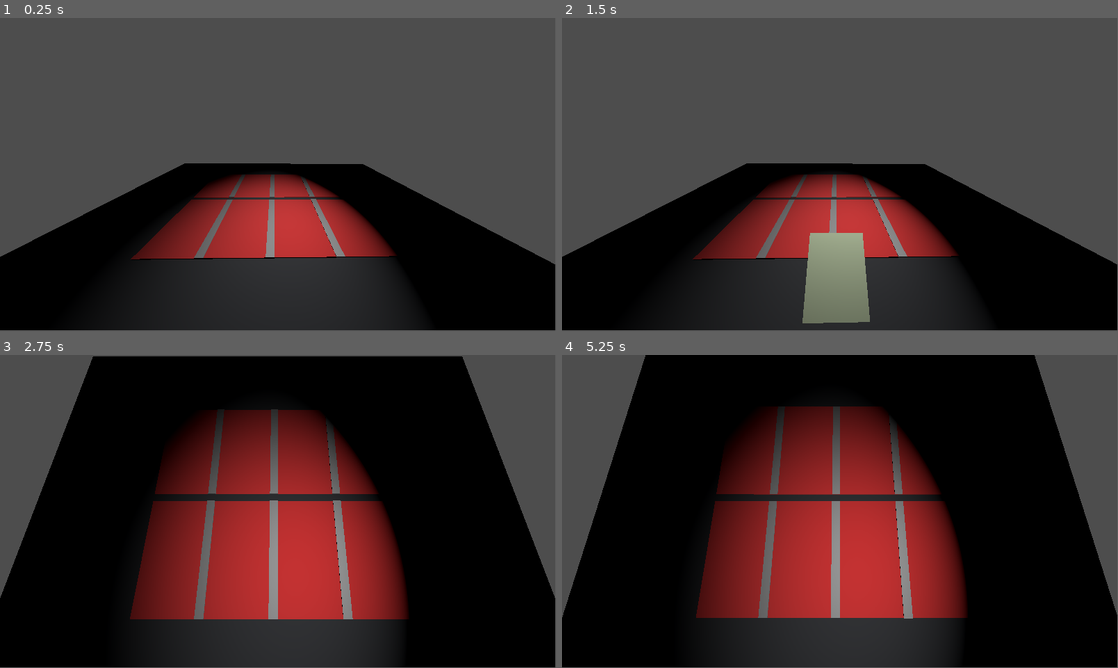
Above: before the commit, frames 1-4 (two rows, left to right).
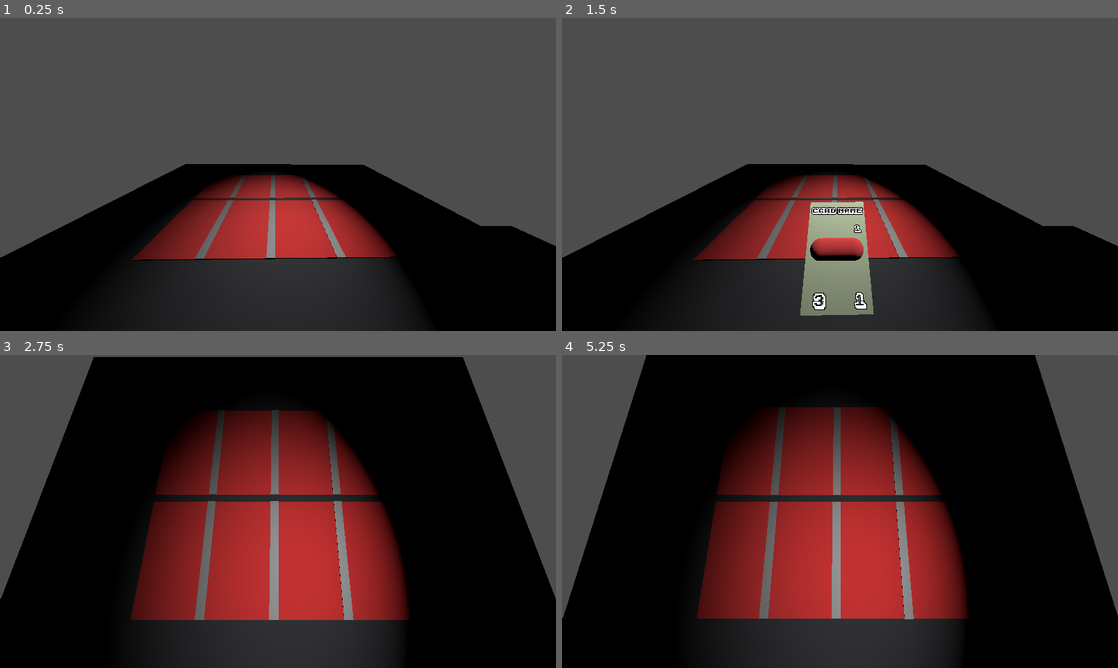
Above: after the commit, the same moments.

Repository: kandlash/Insectophosis
Game: Godot game, scene res://scenes/test_level.tscn
Two runs of this game, one before a commit and one after it. Both use one fixed random seed, a clock stepped at 60 frames per second and the inputs below. Before the commit the project has no main scene; this scene is started directly in both runs.
Inputs (mouse positions are in pixels of both pictures, inside the frame that each line leads up to):
- Up to frame 1 (0.25 s): no input
- Up to frame 2 (1.5 s): tap Enter (ui_accept) at 0.5, 0.77, 1.25 s; move the mouse to (962, 158) at 0.52 s; press the mouse at (962, 158) at 0.53 s; move the mouse to (728, 190) at 1.27 s; release the mouse at (728, 190) at 1.28 s; hold Down (ui_down) from 1.28 s (still down); tap 1 (1cam) at 1.35 s
- Up to frame 3 (2.75 s): tap Enter (ui_accept) at 1.52, 2 s; click (166, 527) at 1.55 s; move the mouse to (333, 442) at 2.02 s; release Down (ui_down) at 2.03 s; hold 2 (2cam) from 2.03 s (still down); click (333, 442) at 2.3 s
- Up to frame 4 (5.25 s): tap Enter (ui_accept) at 2.75, 3.02, 3.5, 3.77, 4.25, 4.52 s; move the mouse to (812, 574) at 2.77 s; release 2 (2cam) at 2.78 s; click (812, 574) at 2.85 s; move the mouse to (1006, 558) at 3.52 s; press the mouse at (1006, 558) at 3.53 s; hold Down (ui_down) from 3.53 s (still down); move the mouse to (673, 464) at 4.27 s; release the mouse at (673, 464) at 4.28 s; tap 1 (1cam) at 4.35 s; click (673, 464) at 4.55 s; move the mouse to (867, 511) at 5.02 s; hold 2 (2cam) from 5.03 s (still down)
In our replay, the window is 799x449 before the commit and 800x450 after it. These sizes can differ from the game's own. Grey fills any space a smaller window leaves; there, only what the larger window draws over its background counts as a difference.

The runs differ from the first frame. In frame 1, 1.6% of the frame differs, in the area x 0-100%, y 0-100%; in frame 2, 4.0%; in frame 3, 1.4%; in frame 4, 1.3%.

Commit message:
card_deck, player can take cards from card deck

Diff:
--- a/project.godot
+++ b/project.godot
@@ -11,11 +11,17 @@
 [application]
 
 config/name="Insectophosis"
+run/main_scene="res://scenes/test_level.tscn"
 config/features=PackedStringArray("4.3", "Forward Plus")
+
+[display]
+
+window/stretch/mode="viewport"
 
 [global_group]
 
 card_point=""
+cards=""
 
 [input]
 
@@ -34,3 +40,7 @@
 "events": [Object(InputEventKey,"resource_local_to_scene":false,"resource_name":"","device":-1,"window_id":0,"alt_press …(191 unchanged characters)…
 ]
 }
+
+[rendering]
+
+textures/canvas_textures/default_texture_filter=0
--- a/scenes/card.tscn
+++ b/scenes/card.tscn
@@ -1,13 +1,21 @@
-[gd_scene load_steps=4 format=3 uid="uid://bs2im8ok04b5o"]
+[gd_scene load_steps=7 format=3 uid="uid://bs2im8ok04b5o"]
 
 [ext_resource type="Script" path="res://scripts/card.gd" id="1_8cra6"]
+[ext_resource type="FontFile" uid="uid://djn4dvgw8mpda" path="res://assets/ka1.ttf" id="2_23vh8"]
 
 [sub_resource type="BoxMesh" id="BoxMesh_7t4ss"]
 
 [sub_resource type="BoxShape3D" id="BoxShape3D_xqsb7"]
 size = Vector3(0.910522, 0.0398876, 0.543945)
 
-[node name="card" type="StaticBody3D"]
+[sub_resource type="StandardMaterial3D" id="StandardMaterial3D_qqxnr"]
+albedo_color = Color(0.901961, 0, 0, 1)
+
+[sub_resource type="CapsuleMesh" id="CapsuleMesh_i088a"]
+radius = 0.1
+height = 0.5
+
+[node name="card" type="StaticBody3D" groups=["cards"]]
 script = ExtResource("1_8cra6")
 
 [node name="card" type="MeshInstance3D" parent="."]
@@ -18,3 +26,39 @@
 [node name="CollisionShape3D" type="CollisionShape3D" parent="."]
 transform = Transform3D(1, 0, 0, 0, 1, 0, 0, 0, 1, 0.00440215, -0.00126705, 0)
 shape = SubResource("BoxShape3D_xqsb7")
+
+[node name="name_label" type="Label3D" parent="."]
+transform = Transform3D(-1.64167e-08, 0.37557, 1.64167e-08, 0, -1.64167e-08, 0.37557, 0.37557, 1.64167e-08, 7.17596e-16, 0.355405, 0.0381118, 0)
+texture_filter = 0
+text = "card name"
+font = ExtResource("2_23vh8")
+font_size = 37
+
+[node name="price_label" type="Label3D" parent="."]
+transform = Transform3D(-1.64167e-08, 0.37557, 1.64167e-08, 0, -1.64167e-08, 0.37557, 0.37557, 1.64167e-08, 7.17596e-16, 0.176536, 0.0381118, 0.192774)
+texture_filter = 0
+text = "0
+"
+font = ExtResource("2_23vh8")
+font_size = 37
+
+[node name="hp_label" type="Label3D" parent="."]
+transform = Transform3D(-1.64167e-08, 0.37557, 1.64167e-08, 0, -1.64167e-08, 0.37557, 0.37557, 1.64167e-08, 7.17596e-16, -0.366378, 0.0381118, -0.142313)
+texture_filter = 0
+text = "0
+"
+font = ExtResource("2_23vh8")
+font_size = 52
+
+[node name="attack_label" type="Label3D" parent="."]
+transform = Transform3D(-1.64167e-08, 0.37557, 1.64167e-08, 0, -1.64167e-08, 0.37557, 0.37557, 1.64167e-08, 7.17596e-16, -0.366374, 0.0381118, 0.176852)
+texture_filter = 0
+text = "0
+"
+font = ExtResource("2_23vh8")
+font_size = 52
+
+[node name="insect_mesh" type="MeshInstance3D" parent="."]
+transform = Transform3D(1, 0, 0, 0, -4.37114e-08, -1, 0, 1, -4.37114e-08, 0, -0.0129628, 0)
+material_override = SubResource("StandardMaterial3D_qqxnr")
+mesh = SubResource("CapsuleMesh_i088a")
--- /dev/null
+++ b/scenes/card_deck.tscn
@@ -0,0 +1,19 @@
+[gd_scene load_steps=4 format=3 uid="uid://bmn5q17yg825e"]
+
+[ext_resource type="Script" path="res://scripts/card_deck.gd" id="1_5dugs"]
+
+[sub_resource type="BoxShape3D" id="BoxShape3D_qsdnv"]
+
+[sub_resource type="BoxMesh" id="BoxMesh_ktdwl"]
+
+[node name="card_deck" type="StaticBody3D"]
+script = ExtResource("1_5dugs")
+
+[node name="CollisionShape3D" type="CollisionShape3D" parent="."]
+shape = SubResource("BoxShape3D_qsdnv")
+
+[node name="MeshInstance3D" type="MeshInstance3D" parent="."]
+transform = Transform3D(1, -0.000872665, 0, 0.000872665, 1, 0, 0, 0, 1, 0, 0, 0)
+mesh = SubResource("BoxMesh_ktdwl")
+
+[node name="card_deck" type="Node3D" parent="."]
--- /dev/null
+++ b/scenes/caterpillar_card.tscn
@@ -0,0 +1,12 @@
+[gd_scene load_steps=3 format=3 uid="uid://dji2dbytkucc"]
+
+[ext_resource type="PackedScene" uid="uid://bs2im8ok04b5o" path="res://scenes/card.tscn" id="1_gaxnh"]
+[ext_resource type="Script" path="res://scripts/caterpillar_card.gd" id="2_dmbwh"]
+
+[node name="caterpillar_card" instance=ExtResource("1_gaxnh")]
+script = ExtResource("2_dmbwh")
+card_name = "caterpillar"
+
+[node name="name_label" parent="." index="2"]
+text = "caterpillar
+"
--- /dev/null
+++ b/scenes/spiny_caterpillar_card.tscn
@@ -0,0 +1,10 @@
+[gd_scene load_steps=3 format=3 uid="uid://dd63bftr53f7n"]
+
+[ext_resource type="PackedScene" uid="uid://dji2dbytkucc" path="res://scenes/caterpillar_card.tscn" id="1_nt3p1"]
+[ext_resource type="Script" path="res://scripts/spiny_caterpillar_card.gd" id="2_wuaqd"]
+
+[node name="spiny_caterpillar_card" instance=ExtResource("1_nt3p1")]
+script = ExtResource("2_wuaqd")
+card_name = "spiny cater"
+hp = 2
+dmg = 2
--- a/scenes/test_level.tscn
+++ b/scenes/test_level.tscn
@@ -1,10 +1,13 @@
-[gd_scene load_steps=6 format=3 uid="uid://cv56au188d8q5"]
+[gd_scene load_steps=9 format=3 uid="uid://cv56au188d8q5"]
 
 [ext_resource type="PackedScene" uid="uid://dd5i08ci5bsl" path="res://scenes/level_manager.tscn" id="1_jeueq"]
 [ext_resource type="Script" path="res://scripts/player_head_camera.gd" id="2_n0eqh"]
 [ext_resource type="PackedScene" uid="uid://cn15i7v1kskfi" path="res://scenes/table.tscn" id="2_rji1c"]
 [ext_resource type="PackedScene" uid="uid://bo1hkdxd3fx0t" path="res://scenes/hand.tscn" id="3_mf47d"]
 [ext_resource type="Script" path="res://scripts/table_topdown_camera.gd" id="5_px578"]
+[ext_resource type="PackedScene" uid="uid://dji2dbytkucc" path="res://scenes/caterpillar_card.tscn" id="6_0po5a"]
+[ext_resource type="PackedScene" uid="uid://bmn5q17yg825e" path="res://scenes/card_deck.tscn" id="6_esvkd"]
+[ext_resource type="PackedScene" uid="uid://dd63bftr53f7n" path="res://scenes/spiny_caterpillar_card.tscn" id="8_7wwo8"]
 
 [node name="test_level" type="Node3D"]
 
@@ -19,6 +22,7 @@
 script = ExtResource("2_n0eqh")
 
 [node name="hand" parent="." instance=ExtResource("3_mf47d")]
+transform = Transform3D(0.783964, -0.620806, 0, 0.620806, 0.783964, 0, 0, 0, 1, -0.989318, 0.701679, 0)
 
 [node name="OmniLight3D" type="OmniLight3D" parent="."]
 transform = Transform3D(1, 0, 0, 0, 1, 0, 0, 0, 1, -2.41538, 1.66171, 0)
@@ -43,3 +47,10 @@
 transform = Transform3D(-1.0437e-08, 0.971076, -0.238771, 4.24471e-08, 0.238771, 0.971076, 1, -2.76015e-16, -4.37114e-08, -1.11851, 2.22924, 0)
 fov = 90.0
 script = ExtResource("5_px578")
+
+[node name="card_deck" parent="." instance=ExtResource("6_esvkd")]
+transform = Transform3D(1, 0, 0, 0, 1, 0, 0, 0, 1, -2.32463, 0.0788693, 2.34977)
+cards = {
+ExtResource("6_0po5a"): 2,
+ExtResource("8_7wwo8"): 2
+}
--- a/scripts/card.gd
+++ b/scripts/card.gd
@@ -2,7 +2,19 @@
 
 var is_selected = false
 var prev_position
-# Called when the node enters the scene tree for the first time.
+
+@export var card_name : String = "card name"
+@export var hp : int = 3
+@export var dmg : int = 1
+@export var price : int = 1
+@export var next_stage_card = null
+@onready var name_label := $name_label
+@onready var hp_label := $hp_label
+@onready var attack_label := $attack_label
+@onready var price_label := $price_label
+
+var is_ready = false
+
 func _ready() -> void:
 	var newMaterial = StandardMaterial3D.new() # Создаём новый материал
 	newMaterial.albedo_color = Color(
@@ -11,7 +23,16 @@
 		randf_range(0, 1.0)
 	)
 	$card.material_override = newMaterial
+	name_label.text = card_name
+	hp_label.text = str(hp)
+	attack_label.text = str(dmg)
+	price_label.text = str(price)
 
+func attack():
+	pass
+
+func make_ready():
+	is_ready = true
 
 func make_selected():
 	prev_position = position
@@ -27,7 +48,3 @@
 	 "position",
 	 prev_position,
 	 0.15).set_trans(Tween.TRANS_SPRING)
-
-# Called every frame. 'delta' is the elapsed time since the previous frame.
-func _process(delta: float) -> void:
-	pass
--- /dev/null
+++ b/scripts/card_deck.gd
@@ -0,0 +1,20 @@
+extends Node3D
+
+@export var cards = {}
+
+func get_card():
+	var keys_list = cards.keys()
+	var random_key = keys_list.pick_random()
+	print(keys_list)
+	print(random_key)
+	if not random_key:
+		return
+	if cards.get(random_key) - 1 < 0:
+		return
+	var new_card = random_key.instantiate()
+	print(new_card)
+	add_child(new_card)
+	new_card.position = position
+	remove_child(new_card)
+	cards[random_key] = cards.get(random_key) - 1
+	return new_card
--- /dev/null
+++ b/scripts/caterpillar_card.gd
@@ -0,0 +1,11 @@
+extends "res://scripts/card.gd"
+
+
+# Called when the node enters the scene tree for the first time.
+func _ready() -> void:
+	super._ready()
+	attack()
+
+# Called every frame. 'delta' is the elapsed time since the previous frame.
+func _process(delta: float) -> void:
+	pass
--- a/scripts/hand.gd
+++ b/scripts/hand.gd
@@ -18,7 +18,11 @@
 
 func add_card_to_hand():
 	var card = card_scene.instantiate()
-	card.add_to_group("cards")
+	player_hand.append(card)
+	add_child(card)
+	update_card_positions()
+
+func add_card(card):
 	player_hand.append(card)
 	add_child(card)
 	update_card_positions()
--- a/scripts/player_head_camera.gd
+++ b/scripts/player_head_camera.gd
@@ -2,10 +2,17 @@
 
 var selected_object
 var selected_card
+
 @onready var level_manager := $"../LevelManager"
 func _input(event: InputEvent) -> void:
 	if event.is_action_pressed("click"):
 		var new_object = shoot_ray()
+		if new_object and new_object.name == "card_deck":
+			var new_card = new_object.get_card()
+			if not new_card:
+				return
+			level_manager.hand.add_card(new_card)
+			return
 		if not new_object or not new_object.is_in_group("cards"):
 			if selected_card != null:
 				unselect_card()
--- /dev/null
+++ b/scripts/spiny_caterpillar_card.gd
@@ -0,0 +1,6 @@
+extends "res://scripts/card.gd"
+
+
+# Called when the node enters the scene tree for the first time.
+func _ready() -> void:
+	super._ready()
Binary file added: assets/Minercraftory.ttf
Not shown, added: assets/Minercraftory.ttf.import
Binary file added: assets/Monocraft.otf
Not shown, added: assets/Monocraft.otf.import
Binary file added: assets/Pixel-UniCode.ttf
Not shown, added: assets/Pixel-UniCode.ttf.import
Binary file added: assets/ka1.ttf
Not shown, added: assets/ka1.ttf.import
